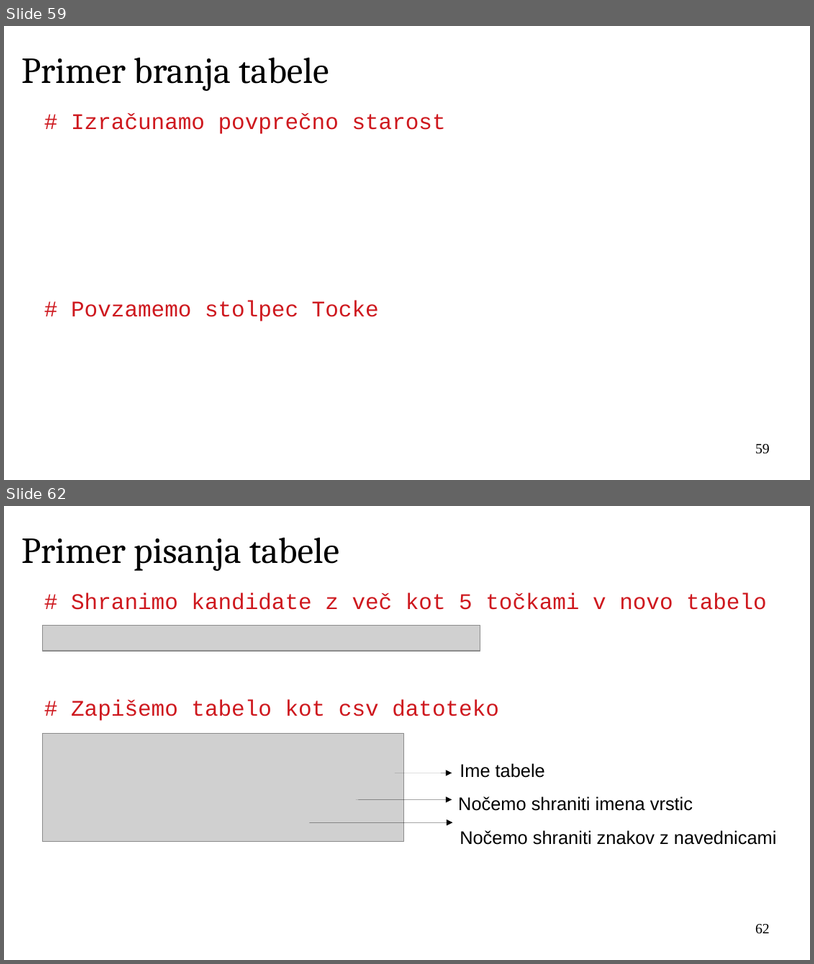
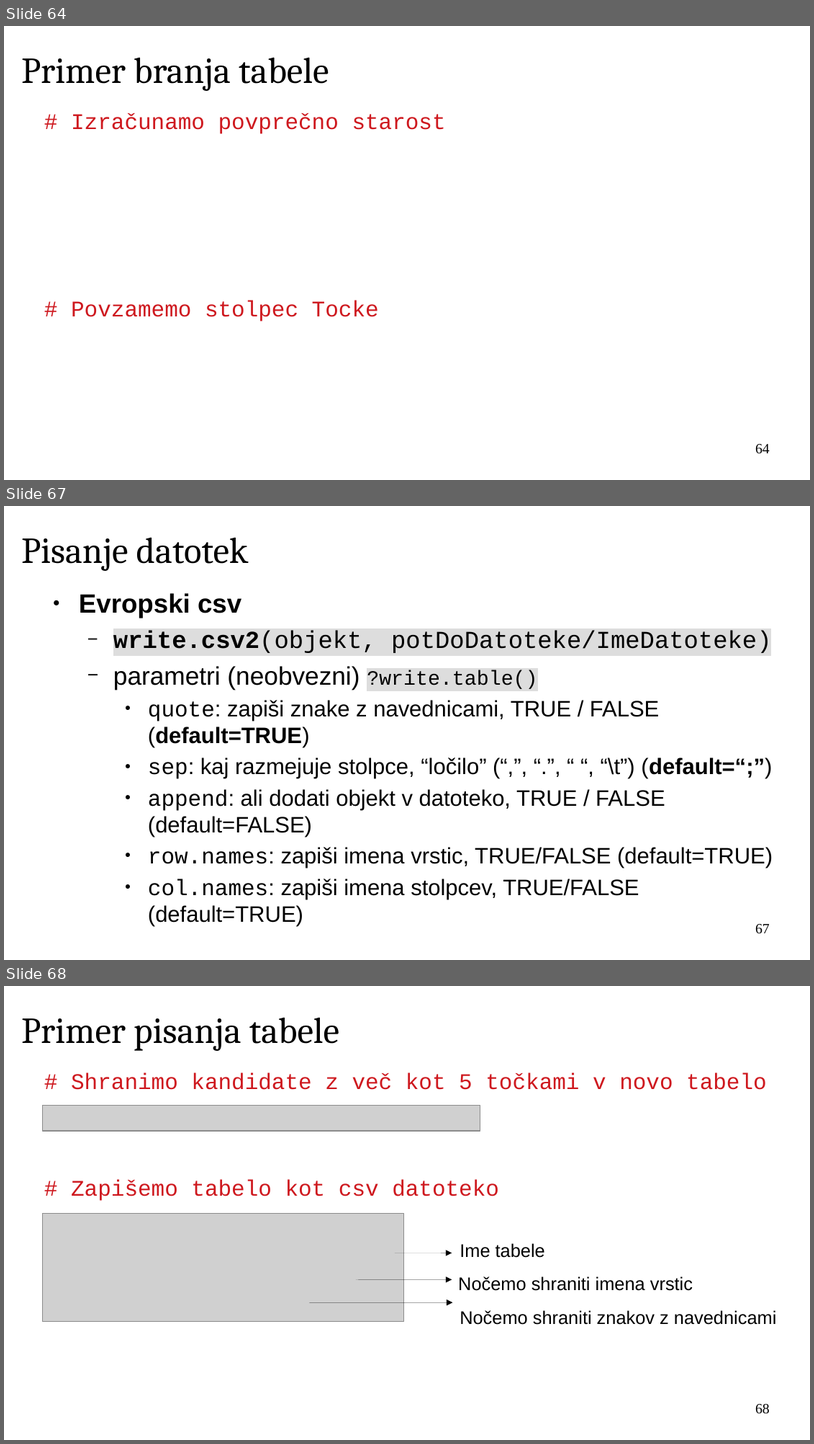
Before and after one commit to janaobsteter/R_tecaj, a slide deck: ModulA/IT_Rtecaj_ModulA.odp. Shown one above the other, each under a label of ours: slides 59 and 62 before the commit, slides 64, 67 and 68 after it; the slides between them are not shown. The pictures are 814x964 and 814x1444 pixels, drawn with LibreOffice and Linux fonts; fonts in the diff are those of the drawing; grey boxes stand for pictures; background and template pictures are left out. Boxes give left, top, right and bottom in pixels: in the first picture for what was removed or moved away, otherwise in the second. Text is boxed around its words. In the diff, an @@ line names an element or a change of style, - is before the commit and + after.

```diff
--- a/ModulA/IT_Rtecaj_ModulA.odp
+++ b/ModulA/IT_Rtecaj_ModulA.odp
@@ slide 67 added at (4,506,810,960), background #FFFFFF @@
@@ title added at (21,537,249,571), 36 pt, text #000000 @@
+Pisanje datotek
@@ text added at (79,593,773,926), 22 pt, text #000000 @@
+● Evropski csv
+  − write.csv2(objekt, potDoDatoteke/ImeDatoteke)
+  − parametri (neobvezni) ?write.table()
+    ● quote: zapiši znake z navednicami, TRUE / FALSE (default=TRUE)
+    ● sep: kaj razmejuje stolpce, “ločilo” (“,”, “.”, “ “, “\t”) (default=“;”)
+    ● append: ali dodati objekt v datoteko, TRUE / FALSE (default=FALSE)
+    ● row.names: zapiši imena vrstic, TRUE/FALSE (default=TRUE)
+    ● col.names: zapiši imena stolpcev, TRUE/FALSE (default=TRUE)
@@ page number added at (756,924,770,934), 14 pt, text #000000 @@
+67
@@ what was slide 59 is now slide 64 @@
@@ page number at (756,444,770,454): text changed @@
-59
+64
@@ what was slide 62 is now slide 68 @@
@@ page number at (756,1404,770,1414): text changed @@
-62
+68
```
Also in this commit, not shown: 6 slides changed, 9 other slides added, 1 slide removed, 7 other files.
